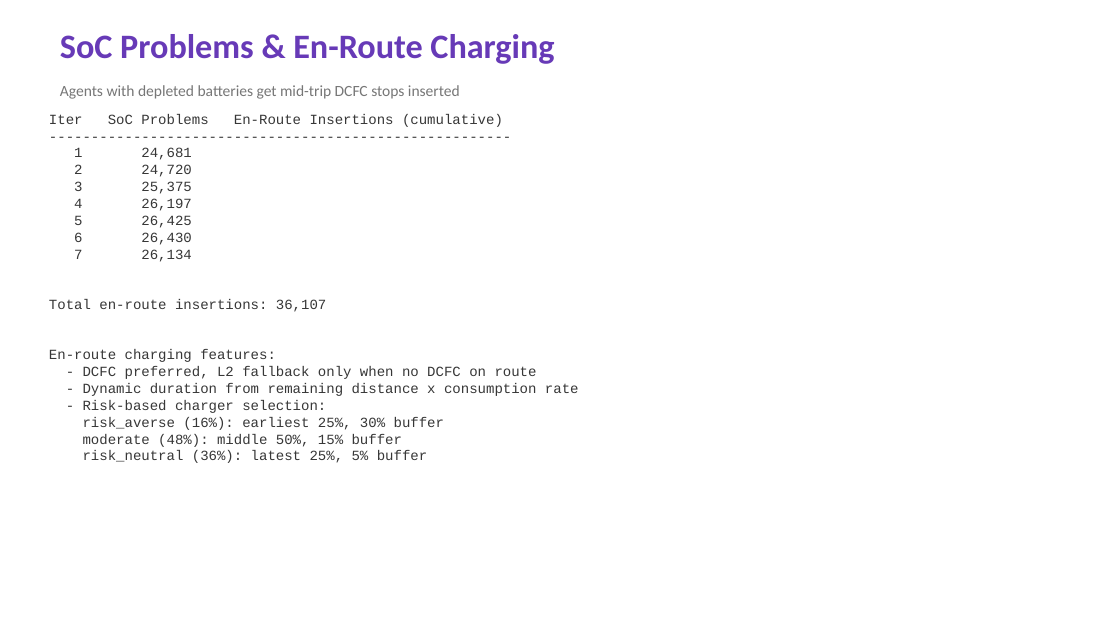
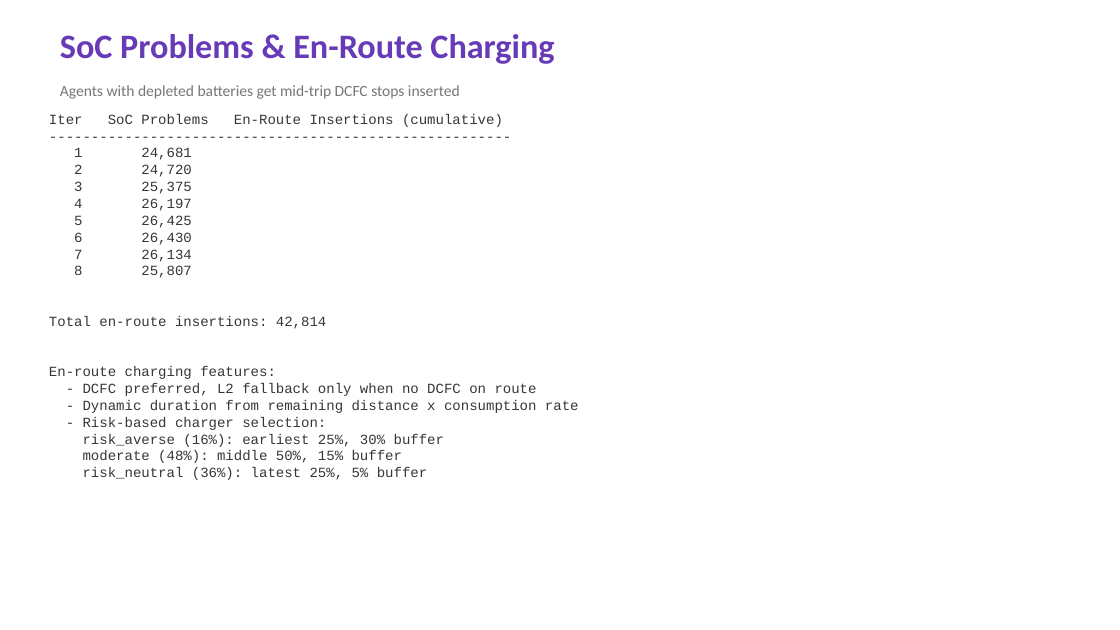
Before and after one commit to Tomal121186621/UrbanEV-MATSim-Maryland, a slide deck: slide 4 of UrbanEV_Results.pptx. Drawn at 1120x630 pixels with LibreOffice and Linux fonts; fonts in the diff are those of the drawing. Boxes give left, top, right and bottom in pixels: in the first picture for what was removed or moved away, otherwise in the second. Text is boxed around its words. In the diff, an @@ line names an element or a change of style, - is before the commit and + after.

```diff
--- a/UrbanEV_Results.pptx
+++ b/UrbanEV_Results.pptx
@@ text at bbox=[49, 265, 326, 329]: text changed @@
-Total en-route insertions: 36,107
+8 25,807
+Total en-route insertions: 42,814
```
Also in this commit, not shown: 6 other slides changed.
